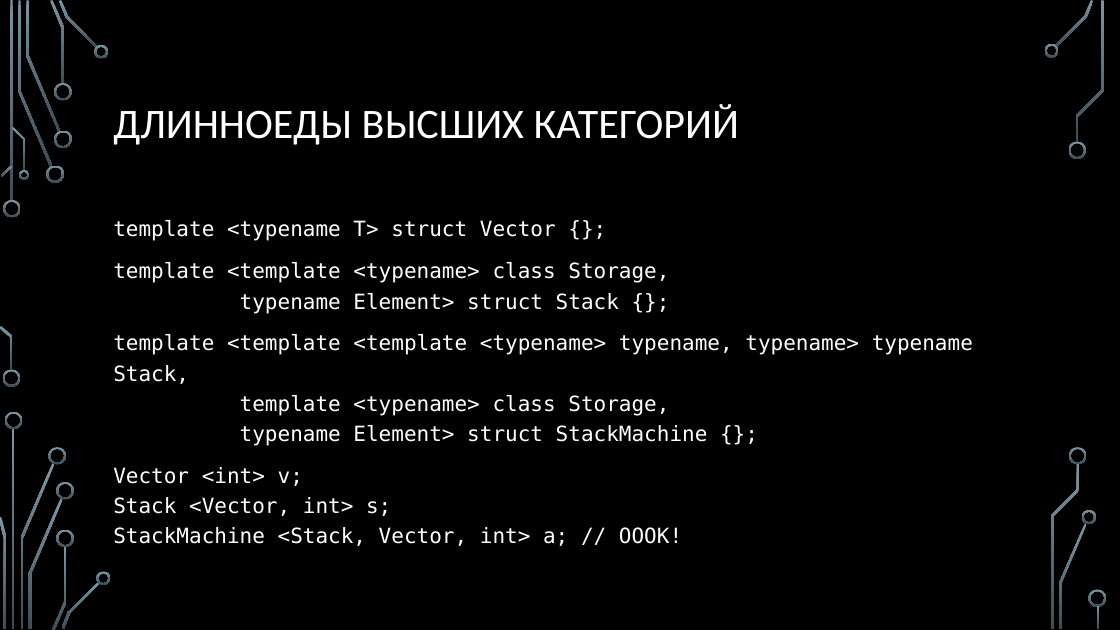
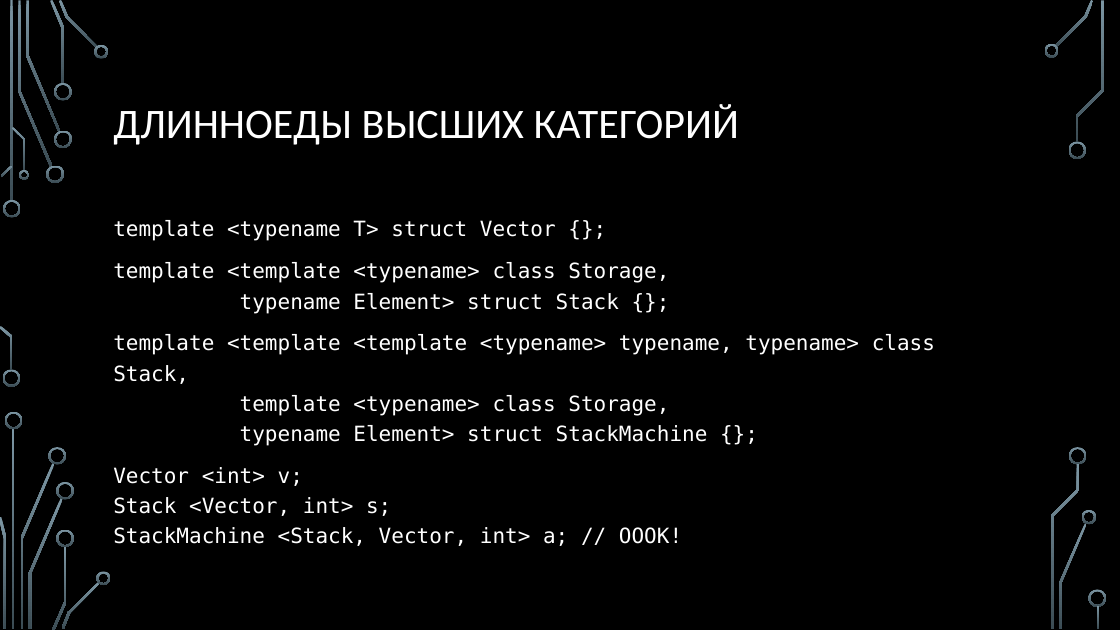
Before and after one commit to MIPT-ILab/cpp-lects-rus, a slide deck: slide 21 of slides/lec2-8-sfinae.pptx. Drawn at 1120x630 pixels with LibreOffice and Linux fonts; fonts in the diff are those of the drawing; background and template pictures are left out. Boxes give left, top, right and bottom in pixels: in the first picture for what was removed or moved away, otherwise in the second. Text is boxed around its words. In the diff, an @@ line names an element or a change of style, - is before the commit and + after.

```diff
--- a/slides/lec2-8-sfinae.pptx
+++ b/slides/lec2-8-sfinae.pptx
@@ text at [113, 334, 935, 446]: text changed @@
-template <template <template <typename> typename, typename> typename Stack,
-template <typename> class Storage,
-typename Element> struct StackMachine {};
+template <template <template <typename> typename, typename> class Stack,
+template <typename> class Storage,
+typename Element> struct StackMachine {};
```
Also in this commit, not shown: 20 other slides changed, 8 slides added, 9 other files.
